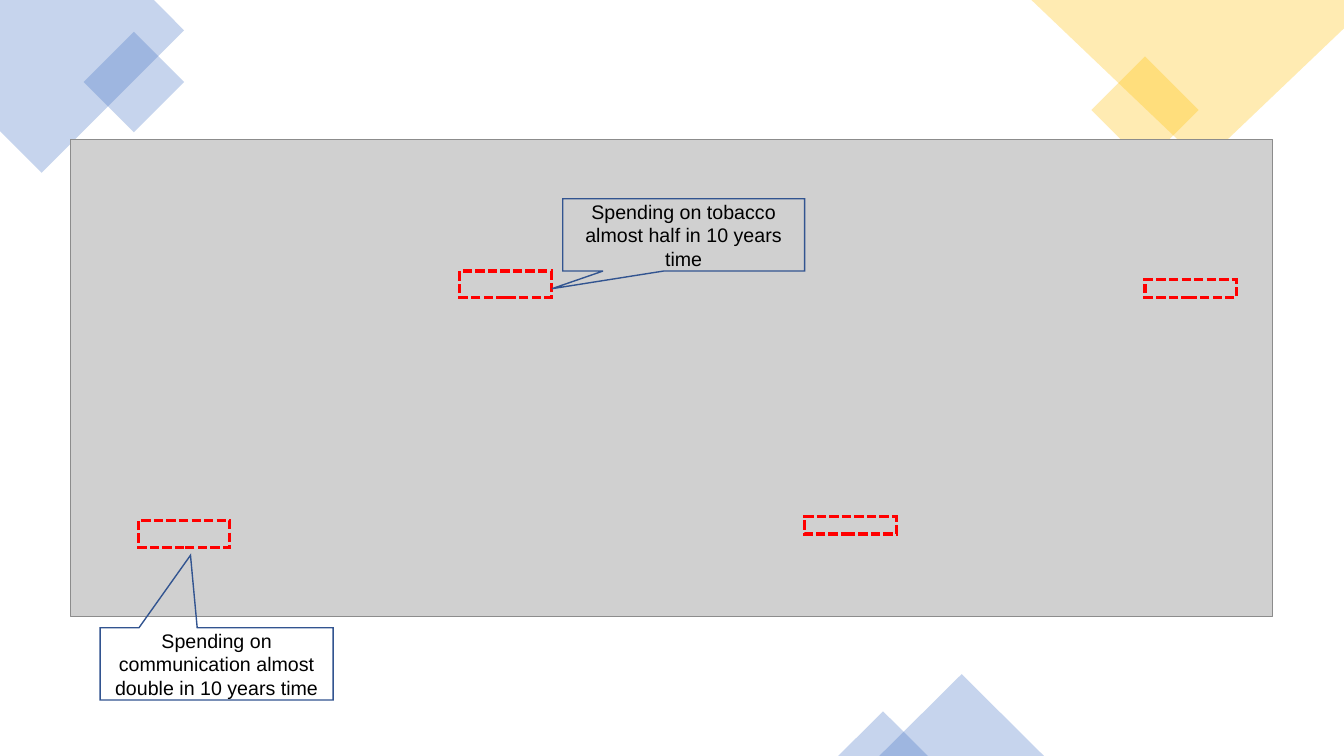
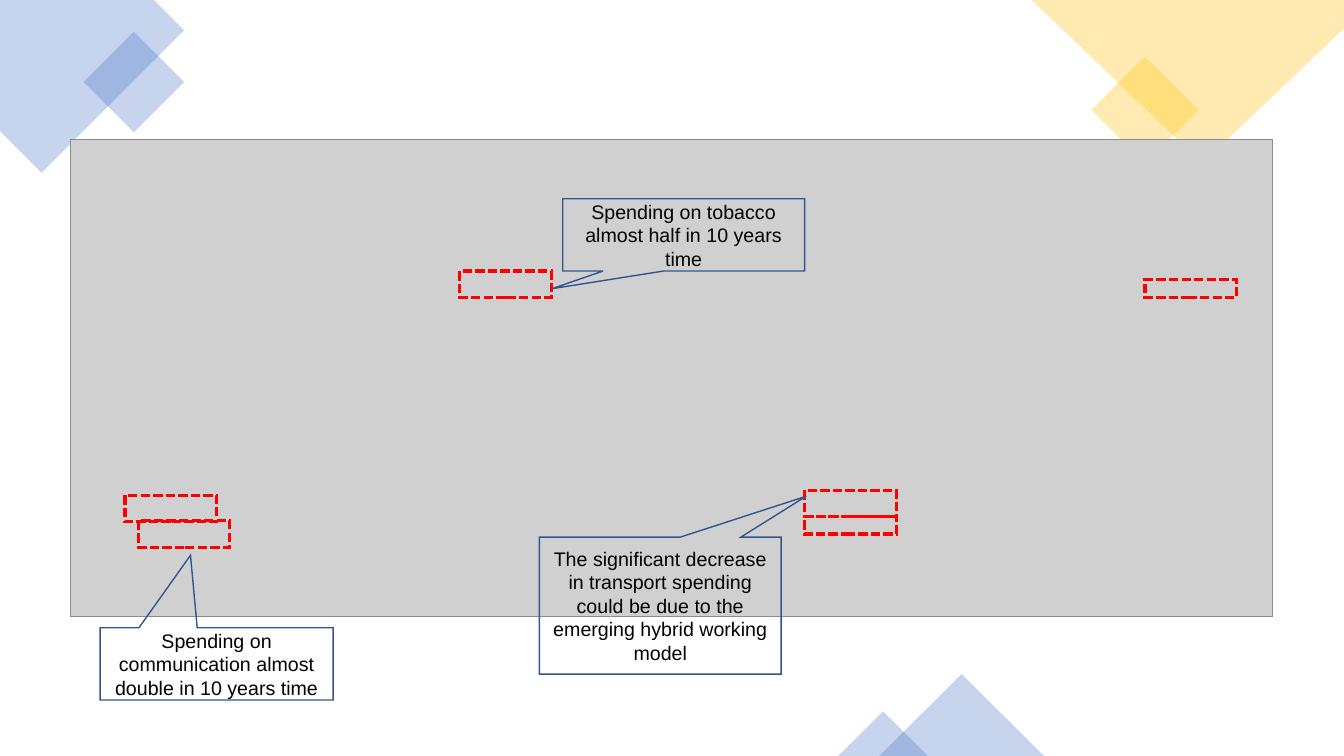
Before and after one commit to twigikit/FTBC_project_1, a slide deck: slide 9 of Aus Household Consumption and Expenditure Pattern.pptx. Drawn at 1344x756 pixels with LibreOffice and Linux fonts; fonts in the diff are those of the drawing; grey boxes stand for pictures. Boxes give left, top, right and bottom in pixels: in the first picture for what was removed or moved away, otherwise in the second. Text is boxed around its words. In the diff, an @@ line names an element or a change of style, - is before the commit and + after.

```diff
--- a/Aus Household Consumption and Expenditure Pattern.pptx
+++ b/Aus Household Consumption and Expenditure Pattern.pptx
@@ rectangle added at box(125, 495, 217, 521), outline #FF0000 2.25 pt dashed @@
@@ rectangle added at box(805, 490, 896, 516), outline #FF0000 2.25 pt dashed @@
@@ speech box added at box(539, 537, 781, 675), outline #325491 1 pt, 14 pt, text #000000 @@
+The significant decrease in transport spending could be due to the emerging hybrid working model
```
Also in this commit, not shown: 6 other files.
